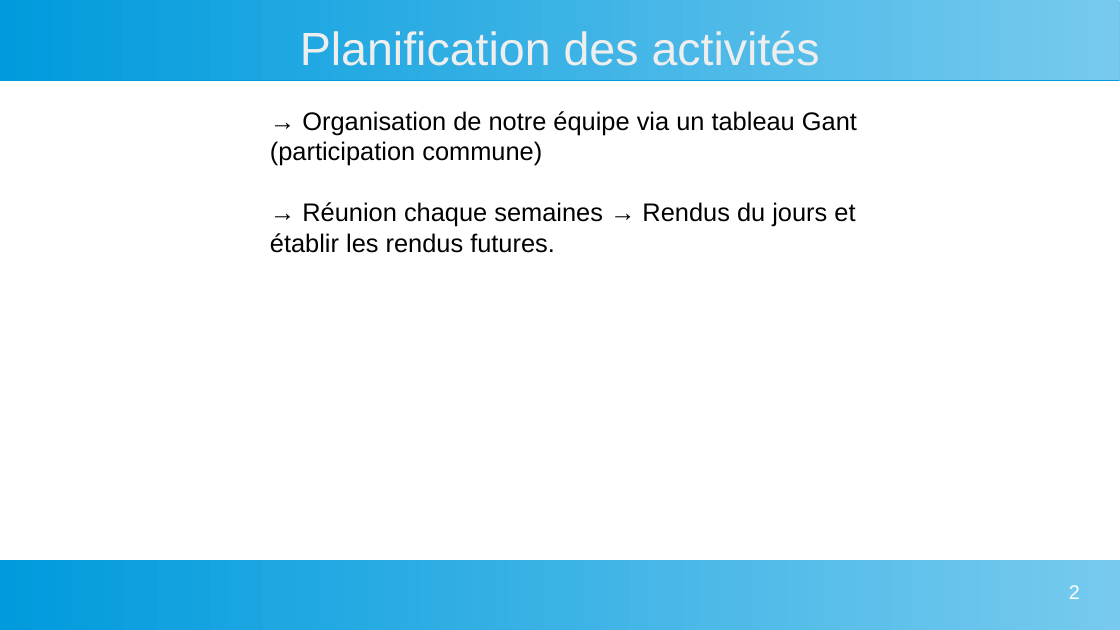
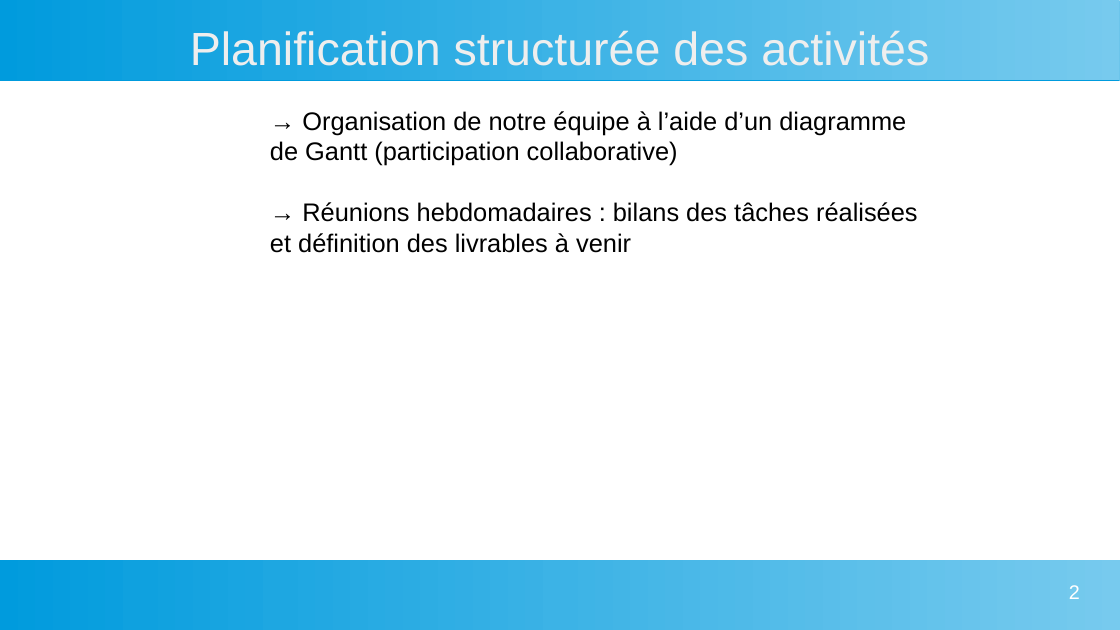
Before and after one commit to killex8569/Mon-Portfolio, a slide deck: slide 2 of data/Preuve 4.1 Travailler en mode projet FigFactor.odp. Drawn at 1120x630 pixels with LibreOffice and Linux fonts; fonts in the diff are those of the drawing. Boxes give left, top, right and bottom in pixels: in the first picture for what was removed or moved away, otherwise in the second. Text is boxed around its words. In the diff, an @@ line names an element or a change of style, - is before the commit and + after.

```diff
--- a/data/Preuve 4.1 Travailler en mode projet FigFactor.odp
+++ b/data/Preuve 4.1 Travailler en mode projet FigFactor.odp
@@ title at [190, 30, 929, 66]: text changed @@
-Planification des activités
+Planification structurée des activités
@@ text at [270, 111, 918, 253]: text changed @@
-→ Organisation de notre équipe via un tableau Gant (participation commune)
-→ Réunion chaque semaines → Rendus du jours et établir les rendus futures.
+→ Organisation de notre équipe à l’aide d’un diagramme de Gantt (participation collaborative)
+→ Réunions hebdomadaires : bilans des tâches réalisées et définition des livrables à venir
```
Also in this commit, not shown: 1 other slide changed, 9 other files.
